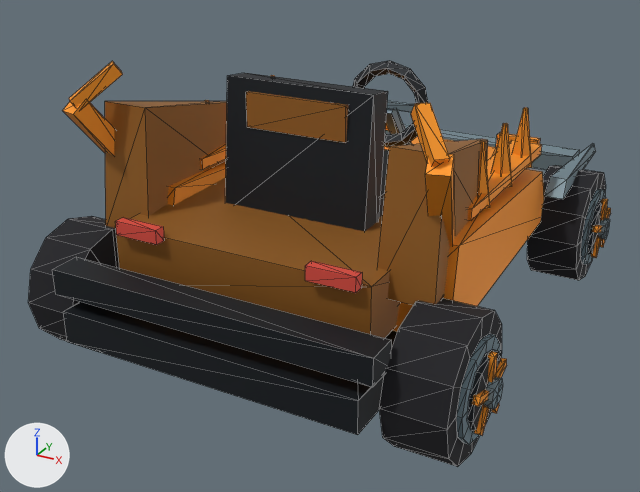
An edit to the glTF model DLC/DragonBallZ/assets/kart/dragon-ball-z/goku-dbz/kart.glb, drawn before and after from the same camera.
Rendered twice from a camera (50 mm lens) standing at (1.91, -3.81, 2.2) and looking at (-0.09, -0.16, 0.38). The axes (+X, +Y, +Z) are drawn at lower left. The lights are the same throughout. The picture after the commit comes second. Mesh edges are drawn as thin lines. Where no turn or scale is listed for an object, it has been applied to the vertices. Vertices at exactly the same position are counted once.

Names of what the first picture shows: 'chassis', 'wheel-front-right', 'wheel-rear-left', 'wheel-rear-right'.
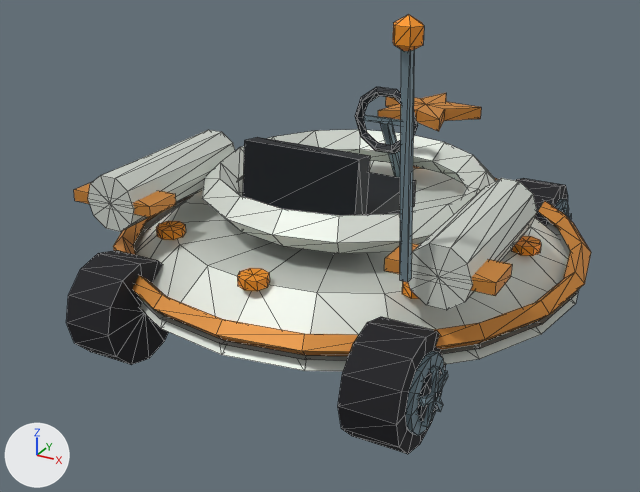
Pixel boxes [x1, y1, x2, y2] of what changed, in the pictures (640 x 492 px):
'chassis', deleted
    before: [52, 61, 595, 435]
'identity-saucer-saucer-double-rim', added
    after: [113, 129, 591, 371]
'wheel-rear-right', reshaped, moved (14% narrower, 19% shorter)
    before: [379, 298, 507, 467]
    after: [338, 317, 448, 454]
'identity-saucer-motif-rocket', added
    after: [74, 130, 537, 310]
'wheel-rear-left', reshaped, moved
    before: [28, 216, 120, 341]
    after: [66, 250, 168, 365]
'identity-saucer-driver-cockpit', added
    after: [243, 87, 418, 216]
'wheel-front-right', reshaped, moved
    before: [527, 165, 611, 280]
    after: [516, 178, 572, 226]
'identity-saucer-motif-antenna', added (blue)
    after: [393, 14, 424, 282]
'identity-saucer-motif-star', added (orange)
    after: [378, 93, 481, 131]
part 2 of me_wheel_front_right, rebuilt
    before: [527, 165, 606, 280]
    after: [516, 178, 568, 226]
part 3 of me_wheel_front_right, cut back (mostly hidden afterwards)
    before: [581, 189, 611, 265]
    after: [568, 213, 572, 220]
part 4 of me_wheel_rear_right, added
    after: [417, 367, 442, 422]
part 5 of me_wheel_rear_right, added
    after: [430, 366, 439, 394]
part 6 of me_wheel_rear_right, rebuilt (12% narrower, 19% shorter)
    before: [379, 298, 502, 467]
    after: [338, 317, 446, 454]
part 7 of me_wheel_rear_right, cut back
    before: [456, 334, 507, 445]
    after: [418, 370, 448, 427]

Edits to the bpy script that builds the scene:
```text
Change me_wheel_rear_left:
    remove me_wheel_rear_left.from_pydata(...)  # 132 vertices, 228 faces; spans x -0.22..0.135, y -0.31..0.31, z -0.31..0.31
    add me_wheel_rear_left.from_pydata(...)  # 113 vertices, 196 faces; spans x -0.182..0.125, y -0.25..0.25, z -0.25..0.25
    me_wheel_rear_left part 1: the loose piece of 26 vertices spanning x -0.135..0.135, y -0.31..0.31, z -0.31..0.31 is rebuilt with 51 vertices and now spans x -0.149..0.125, y -0.25..0.25, z -0.25..0.25
    other edits to the shape of me_wheel_rear_left do not show in these pictures
Change me_wheel_front_right:
    remove me_wheel_front_right.from_pydata(...)  # 132 vertices, 228 faces; spans x -0.135..0.22, y -0.31..0.31, z -0.31..0.31
    add me_wheel_front_right.from_pydata(...)  # 113 vertices, 196 faces; spans x -0.125..0.182, y -0.25..0.25, z -0.25..0.25
    me_wheel_front_right part 2: the loose piece of 26 vertices spanning x -0.135..0.135, y -0.31..0.31, z -0.31..0.31 is rebuilt with 51 vertices and now spans x -0.125..0.149, y -0.25..0.25, z -0.25..0.25
    me_wheel_front_right part 3: 106 vertices removed from x 0.133..0.22, y -0.217..0.217, z -0.217..0.217; 32 vertices added at x 0.158..0.182, y -0.124..0.124, z -0.11..0.053
    other edits to the shape of me_wheel_front_right do not show in these pictures
Change me_wheel_rear_right:
    remove me_wheel_rear_right.from_pydata(...)  # 132 vertices, 228 faces; spans x -0.135..0.22, y -0.31..0.31, z -0.31..0.31
    add me_wheel_rear_right.from_pydata(...)  # 113 vertices, 196 faces; spans x -0.125..0.182, y -0.25..0.25, z -0.25..0.25
    me_wheel_rear_right part 4: a new loose piece, a 10-sided cylinder along x spanning x 0.14..0.165, y -0.107..0.107, z -0.112..0.113, in mat_wheel_vertex_colours
    me_wheel_rear_right part 5: a new loose piece, a box spanning x 0.158..0.182, y -0.015..0.015, z 0.0..0.125, in mat_wheel_vertex_colours
    me_wheel_rear_right part 6: the loose piece of 26 vertices spanning x -0.135..0.135, y -0.31..0.31, z -0.31..0.31 is rebuilt with 51 vertices and now spans x -0.125..0.149, y -0.25..0.25, z -0.25..0.25
    me_wheel_rear_right part 7: 106 vertices removed from x 0.133..0.22, y -0.217..0.217, z -0.217..0.217; 32 vertices added at x 0.158..0.182, y -0.124..0.124, z -0.11..0.053
Remove ob_chassis:
    ob_chassis = bpy.data.objects.new('chassis', me_chassis)
Change ob_wheel_rear_left:
    ob_wheel_rear_left.location: (-0.895, -0.94, 0.31) -> (-0.7, -0.98, 0.25)
Change ob_wheel_front_right:
    ob_wheel_front_right.location: (0.895, 0.94, 0.31) -> (0.7, 0.98, 0.25)
Change ob_wheel_rear_right:
    ob_wheel_rear_right.location: (0.895, -0.94, 0.31) -> (0.7, -0.98, 0.25)
Add ob_identity_saucer_motif_star:
    ob_identity_saucer_motif_star = bpy.data.objects.new('identity-saucer-motif-star', me_identity_saucer_motif_star)  # 22 vertices, 40 faces; spans x -0.304..0.304, y 0.701..1.28, z 0.8..0.87
    ob_identity_saucer_motif_star.location = (0.0, 0.0, 0.0)
Add ob_identity_saucer_motif_antenna:
    ob_identity_saucer_motif_antenna = bpy.data.objects.new('identity-saucer-motif-antenna', me_identity_saucer_motif_antenna)  # 22 vertices, 36 faces; spans x 0.654..0.766, y -1.049..-0.913, z 0.699..1.715
    ob_identity_saucer_motif_antenna.location = (0.0, 0.0, 0.0)
Add ob_identity_saucer_motif_rocket:
    ob_identity_saucer_motif_rocket = bpy.data.objects.new('identity-saucer-motif-rocket', me_identity_saucer_motif_rocket)  # 82 vertices, 164 faces; spans x -1.05..1.05, y -0.87..0.11, z 0.58..0.84
    ob_identity_saucer_motif_rocket.location = (0.0, 0.0, 0.0)
Add ob_identity_saucer_driver_cockpit:
    ob_identity_saucer_driver_cockpit = bpy.data.objects.new('identity-saucer-driver-cockpit', me_identity_saucer_driver_cockpit)  # 80 vertices, 140 faces; spans x -0.3..0.3, y -0.557..0.679, z 0.459..1.086
    ob_identity_saucer_driver_cockpit.location = (0.0, 0.0, 0.0)
Add ob_identity_saucer_saucer_double_rim:
    ob_identity_saucer_saucer_double_rim = bpy.data.objects.new('identity-saucer-saucer-double-rim', me_identity_saucer_saucer_double_rim)  # 388 vertices, 704 faces; spans x -1.21..1.21, y -1.21..1.21, z 0.22..0.77
    ob_identity_saucer_saucer_double_rim.location = (0.0, 0.0, 0.0)
```
